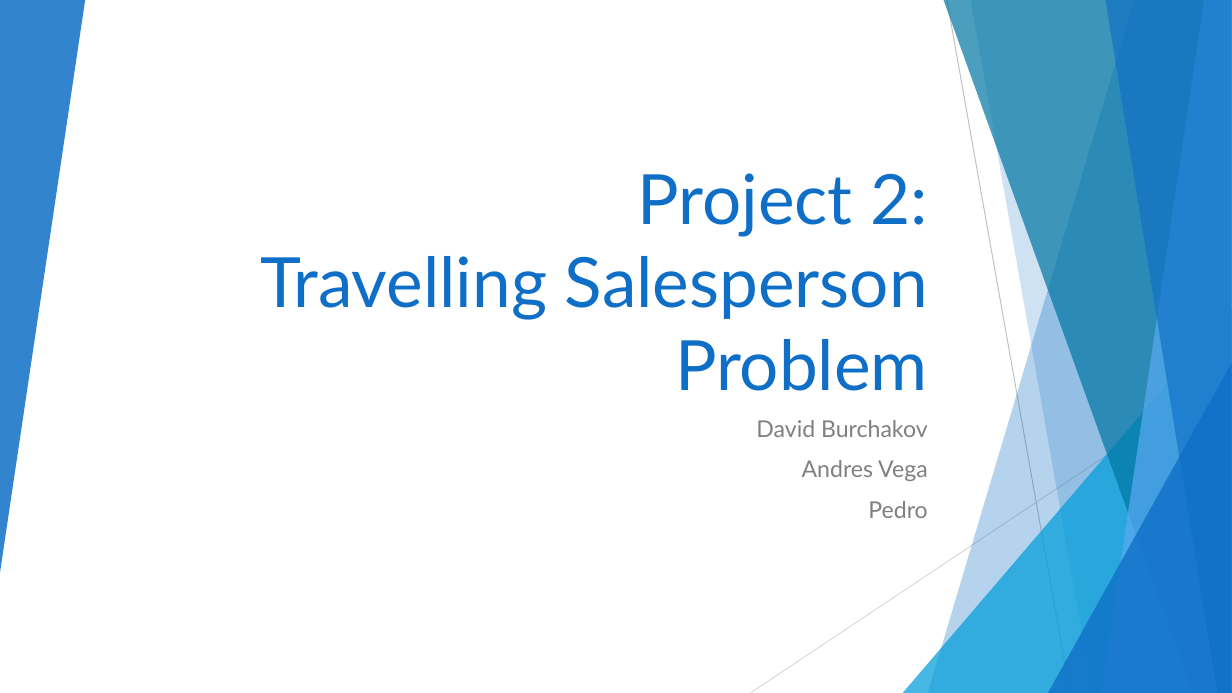
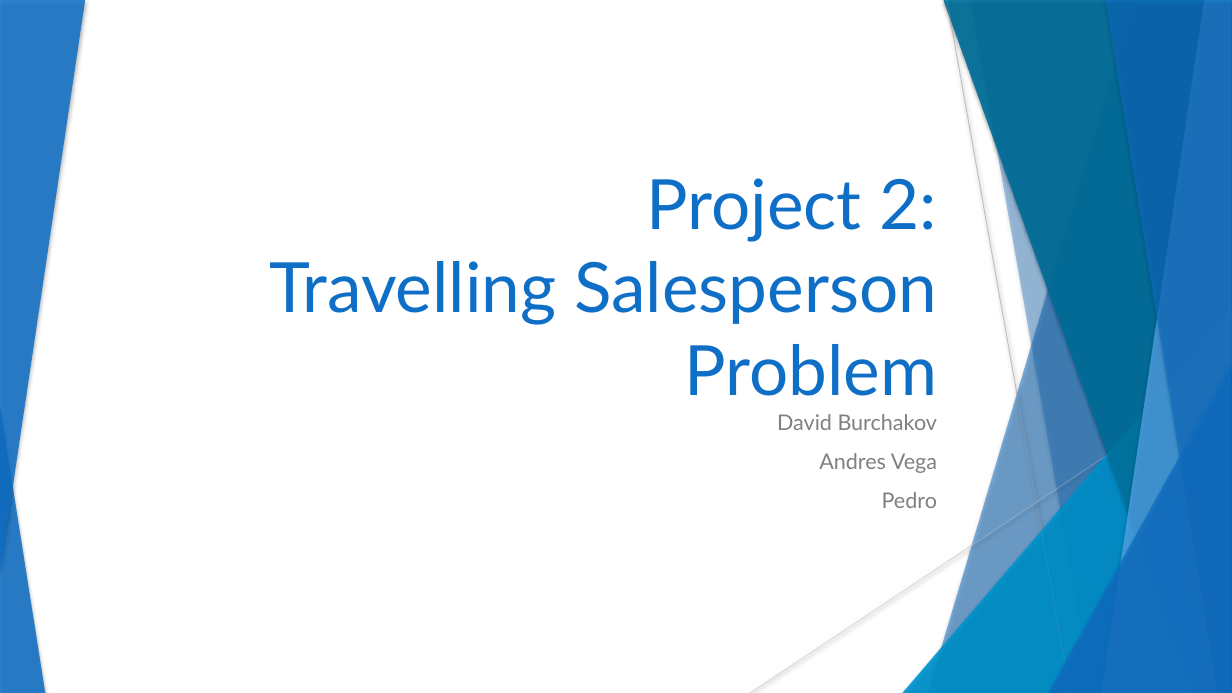
Before and after one commit to Spleentery/DA_TSP_Project-2, a slide deck: slide 1 of docs/Project 2.pptx. Drawn at 1232x693 pixels with LibreOffice and Linux fonts; fonts in the diff are those of the drawing. Boxes give left, top, right and bottom in pixels: in the first picture for what was removed or moved away, otherwise in the second. Text is boxed around its words. In the diff, an @@ line names an element or a change of style, - is before the commit and + after.

```diff
--- a/docs/Project 2.pptx
+++ b/docs/Project 2.pptx
@@ shadow on in 7 elements at box(928, 0, 1232, 693), box(903, 308, 1232, 693), box(944, 0, 1232, 693), box(1102, 0, 1232, 693), box(1105, 0, 1232, 693), box(1048, 363, 1232, 693), box(0, 0, 85, 573) @@
@@ freeform shape at box(970, 0, 1232, 693): shadow on; outline redrawn @@
@@ title "Project 2: Travelling Salesperson Problem": place and size @@
-title "Project 2: Travelling Salesperson Problem" at box(260, 173, 928, 391)
+title "Project 2: Travelling Salesperson Problem" at box(269, 178, 938, 396)
@@ group added at box(903, 0, 1232, 693): 5 freeform shapes, 2 triangles @@
@@ triangle added at box(0, 406, 45, 693), fill #0F6FC6 at 85% opacity @@
@@ subtitle "David Burchakov" at box(777, 414, 938, 508): size 18 to 16.7 pt @@
```
Also in this commit, not shown: 22 other slides changed, 6 slides added, 1 slide removed, 3 other files.
